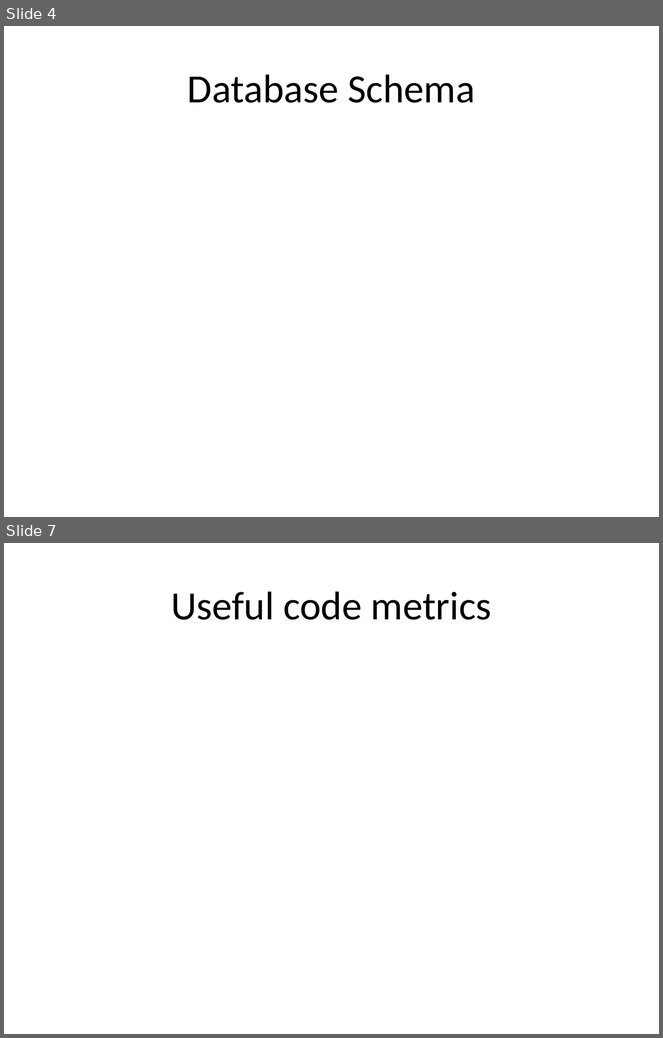
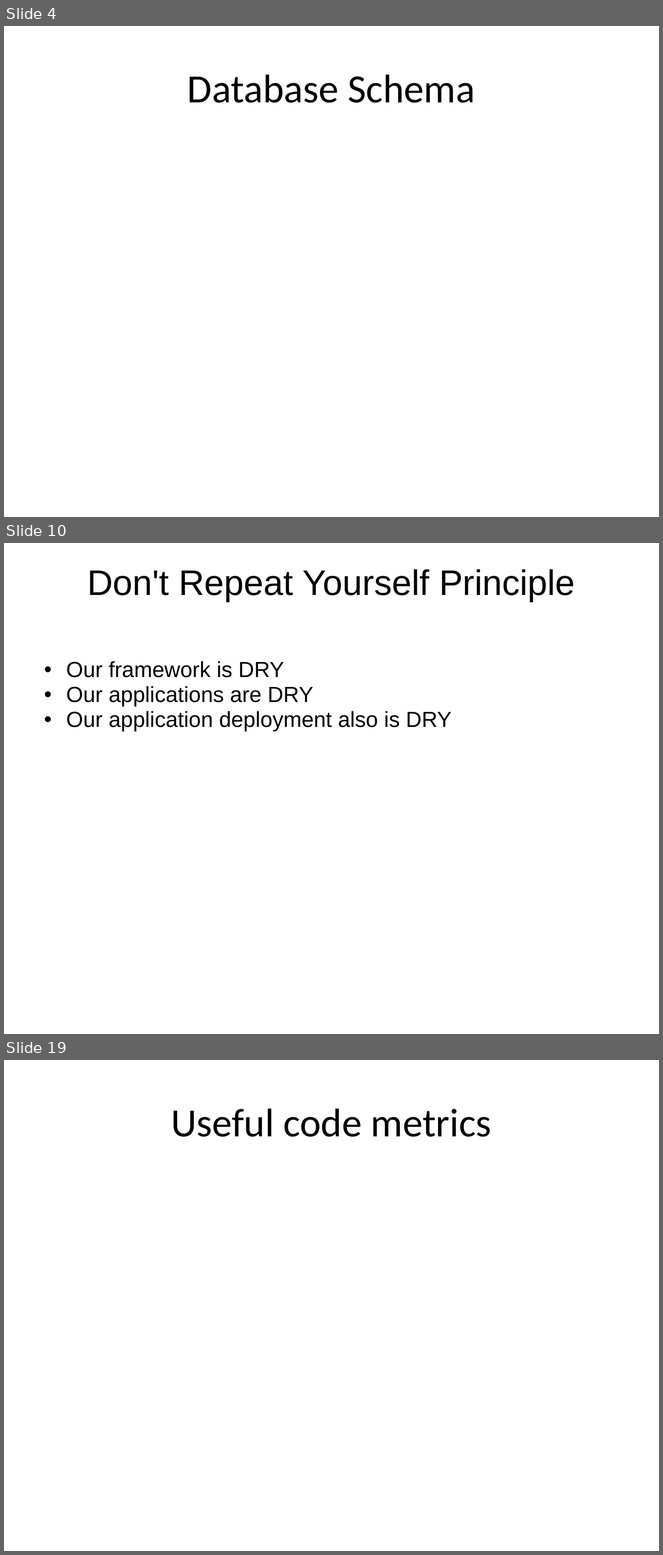
Before and after one commit to lqi/sensiblephp, a slide deck: FinalProjectPresentation.pptx. Shown one above the other, each under a label of ours: slides 4 and 7 before the commit, slides 4, 10 and 19 after it; the slides between them are not shown. The pictures are 663x1038 and 663x1555 pixels, drawn with LibreOffice and Linux fonts; fonts in the diff are those of the drawing. Boxes give left, top, right and bottom in pixels: in the first picture for what was removed or moved away, otherwise in the second. Text is boxed around its words. In the diff, an @@ line names an element or a change of style, - is before the commit and + after.

```diff
--- a/FinalProjectPresentation.pptx
+++ b/FinalProjectPresentation.pptx
@@ slide 10 added at (x1=4, y1=543, x2=659, y2=1034), background #FFFFFF @@
@@ title added at (x1=88, y1=569, x2=575, y2=601), 39 pt, text #000000 @@
+Don't Repeat Yourself Principle
@@ text added at (x1=66, y1=661, x2=452, y2=732), 24 pt, text #000000 @@
+  • Our framework is DRY
+  • Our applications are DRY
+  • Our application deployment also is DRY
@@ what was slide 7 is now slide 19 @@
```
Also in this commit, not shown: 13 other slides added, 2 slides removed.
